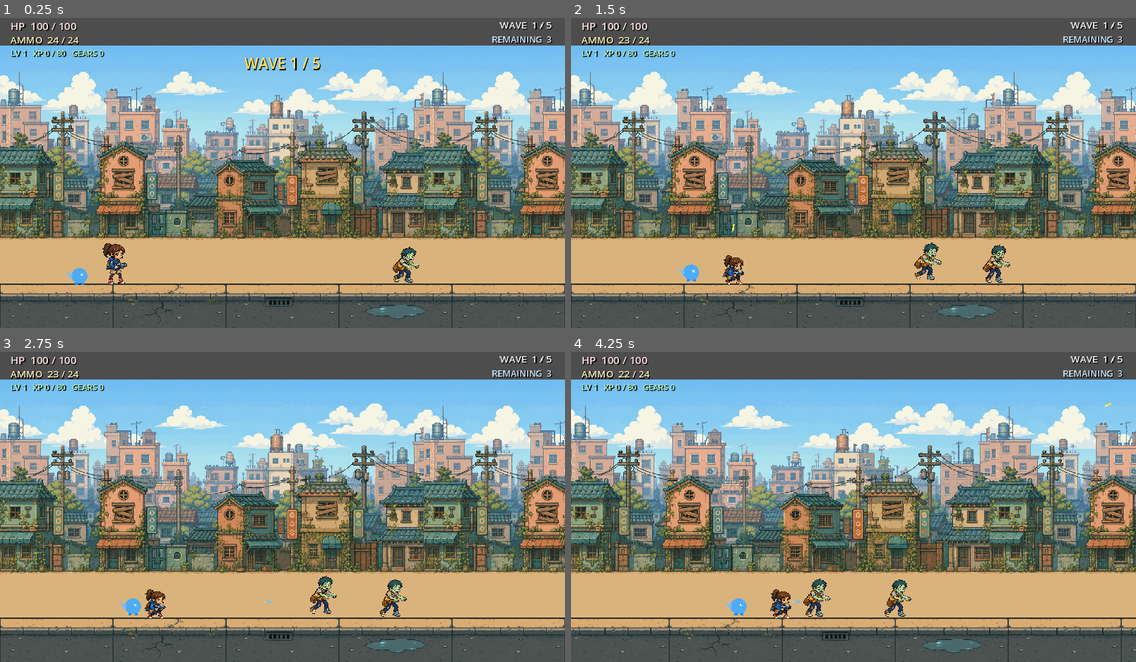
Above: before the commit, frames 1-4 (two rows, left to right).
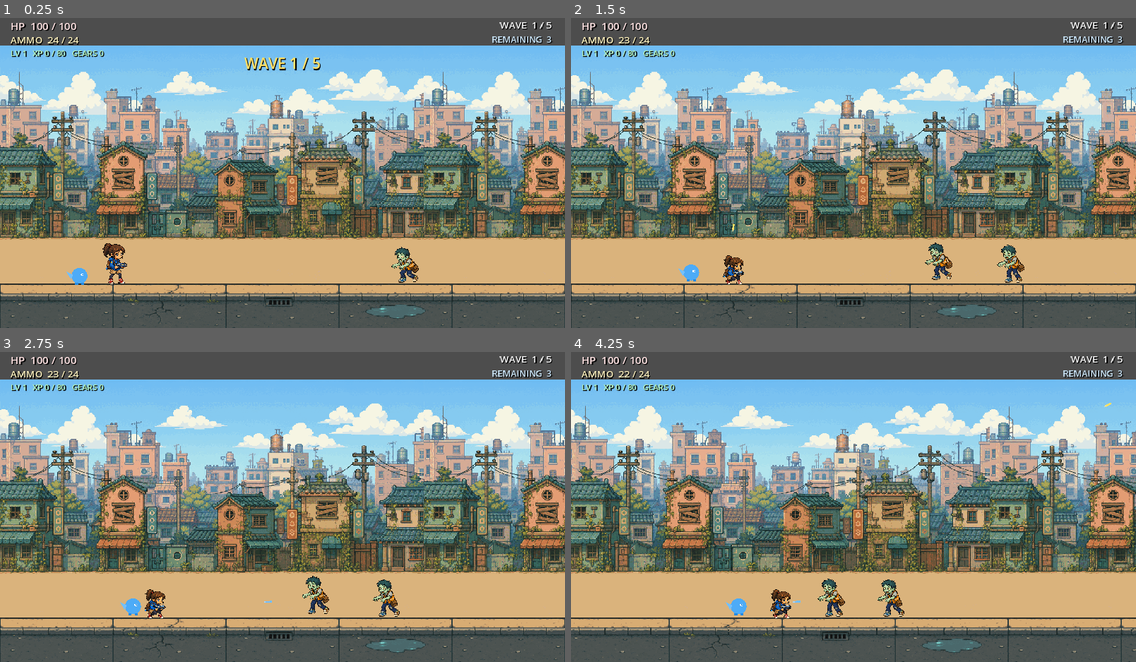
Above: after the commit, the same moments.

Repository: Fishforgithub/pets-vs-zombies
Game: Godot game, scene res://game/main/main.tscn
The game is run twice, just before and just after one commit, with the same random seed, the same clock (stepped at 60 frames per second) and the same inputs.
Inputs (mouse positions are in pixels of both pictures, inside the frame that each line leads up to):
- Up to frame 1 (0.25 s): no input
- Up to frame 2 (1.5 s): tap Enter (restart) at 0.5 s; move the mouse to (977, 154) at 0.52 s; hold S (crouch) 0.53-1.28 s; hold D (move_right) from 0.53 s (still down); tap Space (jump) at 0.77 s; move the mouse to (740, 185) at 1.27 s; click (740, 185) at 1.35 s
- Up to frame 3 (2.75 s): tap Space (jump) at 1.52 s; move the mouse to (339, 432) at 2.02 s; release D (move_right) at 2.03 s; hold A (move_left) from 2.03 s (still down); hold S (crouch) from 2.03 s (still down)
- Up to frame 4 (4.25 s): move the mouse to (825, 565) at 2.77 s; release A (move_left) at 2.78 s; release S (crouch) at 2.78 s; hold D (move_right) from 2.78 s (still down); click (825, 565) at 2.85 s; tap Space (jump) at 3.02, 3.77 s; move the mouse to (1023, 550) at 3.52 s; hold S (crouch) from 3.53 s (still down); tap R (reload) at 4.15 s

The runs differ from the first frame. In frame 1, 0.3% of the frame differs, in the area x 69-75%, y 73-86%; in frame 2, 1.0%, in the area x 60-81%, y 72-86%; in frame 3, 0.8%; in frame 4, 0.9%.

Commit message:
fix: correct courier zombie facing

Diff:
--- a/game/enemies/zombie.gd
+++ b/game/enemies/zombie.gd
@@ -42,7 +42,7 @@
 	if not is_instance_valid(target):
 		target = get_tree().get_first_node_in_group("player") as PlayerGirl
 	if is_instance_valid(character_sprite) and is_instance_valid(target):
-		character_sprite.flip_h = target.global_position.x > global_position.x
+		_update_facing(target.global_position.x - global_position.x)
 
 	attack_cooldown = maxf(0.0, attack_cooldown - delta)
 	attack_animation_timer = maxf(0.0, attack_animation_timer - delta)
@@ -66,6 +66,12 @@
 	move_and_slide()
 	_update_animation()
 	queue_redraw()
+
+func _update_facing(distance_x: float) -> void:
+	if not is_instance_valid(character_sprite) or absf(distance_x) <= 0.1:
+		return
+	# Courier production art is authored facing right; mirror only for leftward targets.
+	character_sprite.flip_h = distance_x < 0.0
 
 func take_damage(amount: int, knockback_direction: Vector2 = Vector2.ZERO) -> void:
 	if is_dead:
--- a/tests/production-animations.gd
+++ b/tests/production-animations.gd
@@ -81,6 +81,10 @@
 				_check(walk_texture != null, "walk frame %d texture loads" % frame_index)
 				if walk_texture != null:
 					_check(walk_texture.get_size() == Vector2(256.0, 256.0), "walk frame %d is 256x256" % frame_index)
+		zombie._update_facing(-10.0)
+		_check(zombie.character_sprite.flip_h, "Right-authored courier mirrors toward a player on the left")
+		zombie._update_facing(10.0)
+		_check(not zombie.character_sprite.flip_h, "Right-authored courier displays as-is toward a player on the right")
 		zombie.velocity.x = zombie.move_speed
 		zombie._update_animation()
 		_check(zombie.character_sprite.animation == &"walk", "Moving zombie plays walk animation")
Not shown, changed: docs/ART_ASSET_MANIFEST.md
